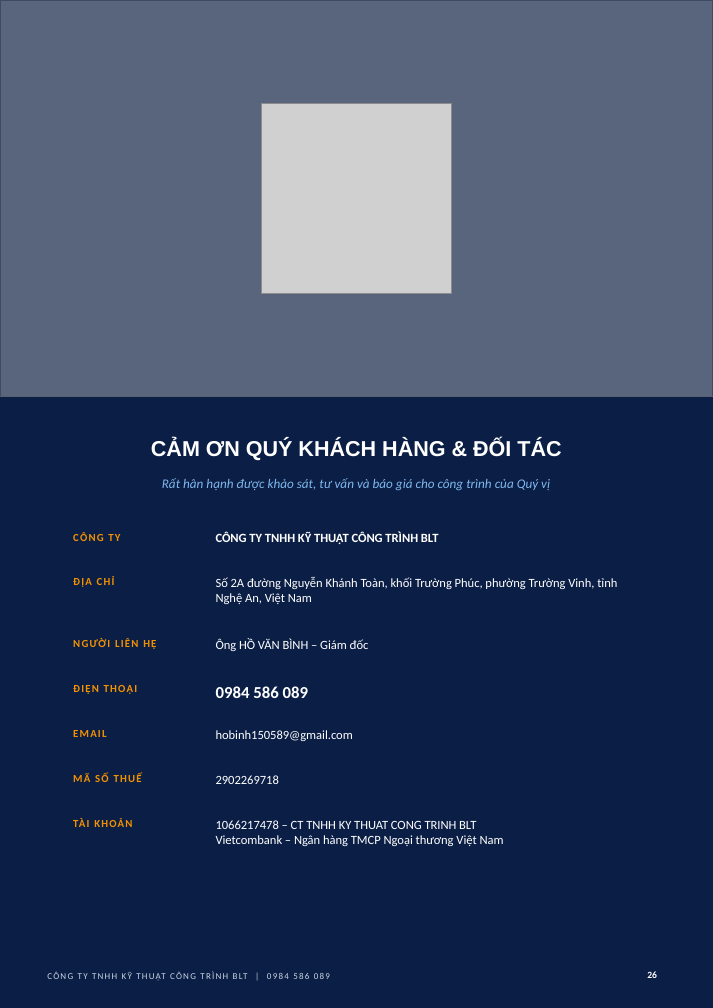
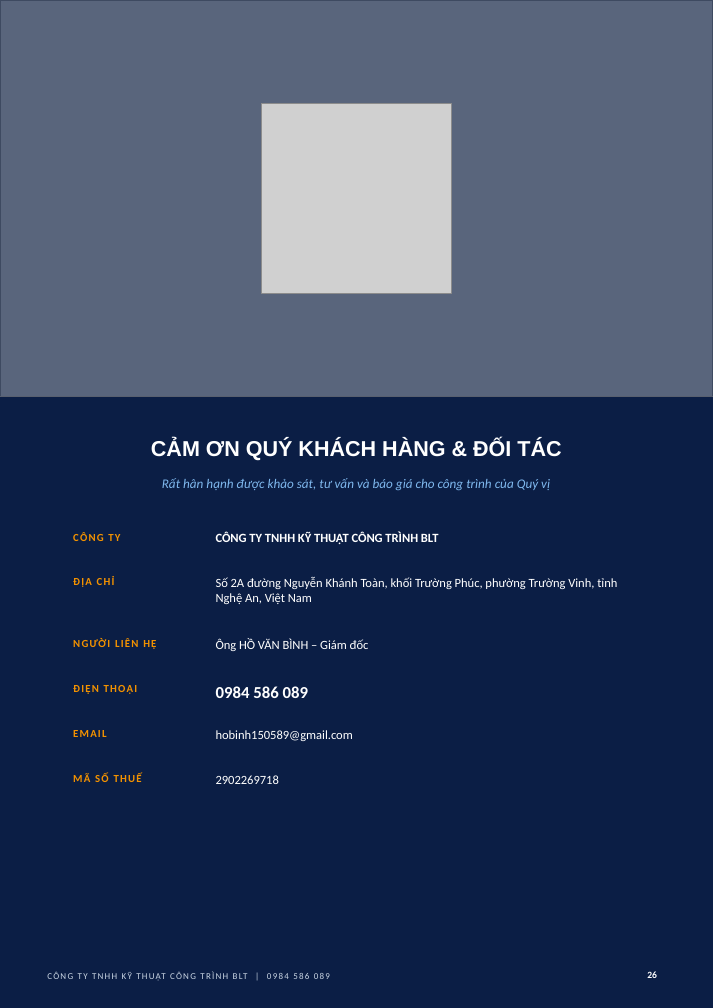
Before and after one commit to haquyenkl2-sys/C-NG-TY-CP-TH-NG-M-I-T-NG-H-P-MINH-PH-T, a slide deck: slide 26 of ho-so-nang-luc-BLT/HO_SO_NANG_LUC_BLT.pptx. Drawn at 713x1008 pixels with LibreOffice and Linux fonts; fonts in the diff are those of the drawing; grey boxes stand for pictures. Boxes give left, top, right and bottom in pixels: in the first picture for what was removed or moved away, otherwise in the second. Text is boxed around its words. In the diff, an @@ line names an element or a change of style, - is before the commit and + after.

```diff
--- a/ho-so-nang-luc-BLT/HO_SO_NANG_LUC_BLT.pptx
+++ b/ho-so-nang-luc-BLT/HO_SO_NANG_LUC_BLT.pptx
@@ text removed at (x1=73, y1=816, x2=211, y2=868) @@
-TÀI KHOẢN
@@ text removed at (x1=216, y1=820, x2=504, y2=846) @@
-1066217478 – CT TNHH KY THUAT CONG TRINH BLT
-Vietcombank – Ngân hàng TMCP Ngoại thương Việt Nam
```
Also in this commit, not shown: 1 other slide changed, 3 other files.
